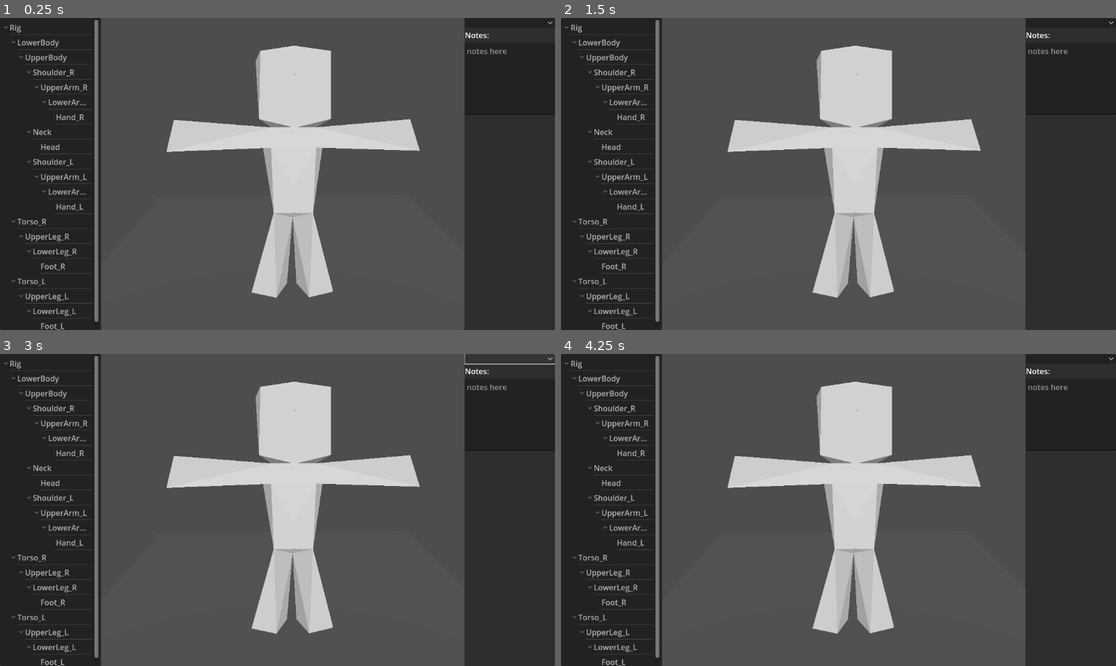
Above: before the commit, frames 1-4 (two rows, left to right).
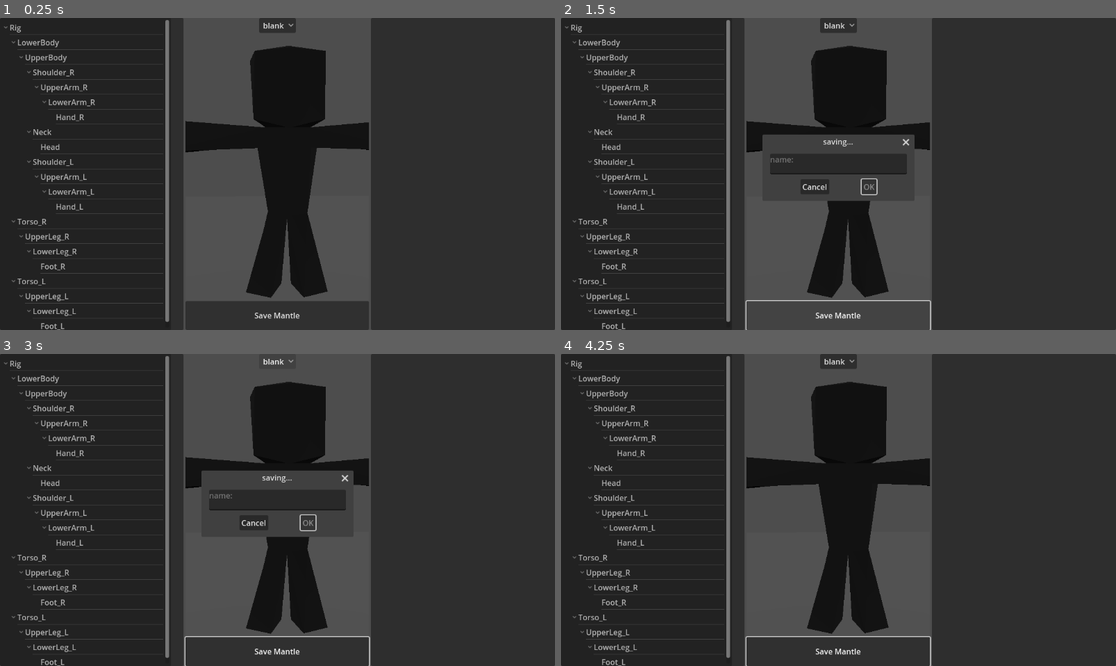
Above: after the commit, the same moments.

Repository: All-Chronical/MantleM
Game: Godot game, scene res://Program/char_maker_control.tscn
The game is run twice, just before and just after one commit, with the same random seed, the same clock (stepped at 60 frames per second) and the same inputs.
Inputs (mouse positions are in pixels of both pictures, inside the frame that each line leads up to; where the layout moved, square brackets give the same spot in the first picture):
- Up to frame 1 (0.25 s): no input
- Up to frame 2 (1.5 s): click (838, 24) [1071, 24] at 0.5 s; click (838, 314) at 1.25 s, where only the run after the commit has a clickable "Save Mantle"
- Up to frame 3 (3 s): click (277, 360) [510, 360] at 2 s; click (277, 360) [510, 360] at 2.75 s
- Up to frame 4 (4.25 s): click (816, 522) at 3.5 s, where only the run after the commit has a clickable "Cancel"

The runs differ from the first frame. In frame 1, 47% of the frame differs, in the area x 14-100%, y 0-100%; in frame 2, 45%; in frame 3, 48%; in frame 4, 47%.
Error before the commit: Cannot call method 'clear' on a null value. (res://char_maker_control.gd:53)

Commit message:
feat: Mantle saving and serialization

Diff:
--- a/Program/char_maker_control.tscn
+++ b/Program/char_maker_control.tscn
@@ -18,16 +18,22 @@
 size_flags_horizontal = 3
 size_flags_vertical = 3
 script = ExtResource("1_xq6uu")
-hierarchyList = NodePath("Hierarchy/Tree")
+hierarchyList = NodePath("HBoxContainer/Hierarchy/Tree")
 
-[node name="Hierarchy" type="Panel" parent="."]
+[node name="HBoxContainer" type="HBoxContainer" parent="."]
 layout_mode = 1
-anchors_preset = 9
+anchors_preset = 15
+anchor_right = 1.0
 anchor_bottom = 1.0
-offset_right = 234.0
+grow_horizontal = 2
 grow_vertical = 2
 
-[node name="Tree" type="Tree" parent="Hierarchy"]
+[node name="Hierarchy" type="Panel" parent="HBoxContainer"]
+custom_minimum_size = Vector2(3.05, 0)
+layout_mode = 2
+size_flags_horizontal = 3
+
+[node name="Tree" type="Tree" parent="HBoxContainer/Hierarchy"]
 layout_mode = 1
 anchors_preset = 15
 anchor_right = 1.0
@@ -36,17 +42,55 @@
 grow_horizontal = 2
 grow_vertical = 2
 
-[node name="Inspector" type="Panel" parent="."]
+[node name="Viewport" type="Panel" parent="HBoxContainer"]
+layout_mode = 2
+size_flags_horizontal = 3
+
+[node name="SubViewportContainer" type="SubViewportContainer" parent="HBoxContainer/Viewport"]
+clip_contents = true
 layout_mode = 1
-anchors_preset = 11
-anchor_left = 1.0
+anchors_preset = 15
 anchor_right = 1.0
 anchor_bottom = 1.0
-offset_left = -202.0
-grow_horizontal = 0
+grow_horizontal = 2
 grow_vertical = 2
+stretch = true
 
-[node name="VBoxContainer" type="VBoxContainer" parent="Inspector"]
+[node name="SubViewport" type="SubViewport" parent="HBoxContainer/Viewport/SubViewportContainer"]
+own_world_3d = true
+world_3d = SubResource("World3D_5sad0")
+handle_input_locally = false
+size = Vector2i(381, 648)
+render_target_update_mode = 4
+
+[node name="Node3D" parent="HBoxContainer/Viewport/SubViewportContainer/SubViewport" instance=ExtResource("1_or0s6")]
+
+[node name="OptionButton" type="OptionButton" parent="HBoxContainer/Viewport"]
+layout_mode = 1
+anchors_preset = 5
+anchor_left = 0.5
+anchor_right = 0.5
+offset_left = -7.0
+offset_right = 7.0
+offset_bottom = 20.0
+grow_horizontal = 2
+
+[node name="SaveBtn" type="Button" parent="HBoxContainer/Viewport"]
+layout_mode = 1
+anchors_preset = 12
+anchor_top = 1.0
+anchor_right = 1.0
+anchor_bottom = 1.0
+offset_top = -60.0
+grow_horizontal = 2
+grow_vertical = 0
+text = "Save Mantle"
+
+[node name="Inspector" type="Panel" parent="HBoxContainer"]
+layout_mode = 2
+size_flags_horizontal = 3
+
+[node name="VBoxContainer" type="VBoxContainer" parent="HBoxContainer/Inspector"]
 layout_mode = 1
 anchors_preset = 15
 anchor_right = 1.0
@@ -55,37 +99,30 @@
 grow_horizontal = 2
 grow_vertical = 2
 
-[node name="OptionButton" type="OptionButton" parent="Inspector/VBoxContainer"]
-layout_mode = 2
-
-[node name="Label" type="Label" parent="Inspector/VBoxContainer"]
+[node name="Label" type="Label" parent="HBoxContainer/Inspector/VBoxContainer"]
 layout_mode = 2
 text = "Notes:"
 
-[node name="TextEdit" type="TextEdit" parent="Inspector/VBoxContainer"]
+[node name="TextEdit" type="TextEdit" parent="HBoxContainer/Inspector/VBoxContainer"]
 custom_minimum_size = Vector2(0, 150)
 layout_mode = 2
 size_flags_vertical = 0
 placeholder_text = "notes here"
 
-[node name="SubViewportContainer" type="SubViewportContainer" parent="."]
-clip_contents = true
-layout_mode = 1
-anchors_preset = 15
-anchor_right = 1.0
-anchor_bottom = 1.0
-offset_left = 210.0
-offset_right = -188.0
-grow_horizontal = 2
-grow_vertical = 2
-stretch = true
-metadata/_edit_use_anchors_ = true
+[node name="RigNoteLabel" type="Label" parent="HBoxContainer/Inspector/VBoxContainer"]
+layout_mode = 2
+text = "Rig Note:"
 
-[node name="SubViewport" type="SubViewport" parent="SubViewportContainer"]
-own_world_3d = true
-world_3d = SubResource("World3D_5sad0")
-handle_input_locally = false
-size = Vector2i(754, 648)
-render_target_update_mode = 4
+[node name="RigNoteEdit" type="TextEdit" parent="HBoxContainer/Inspector/VBoxContainer"]
+custom_minimum_size = Vector2(0, 150)
+layout_mode = 2
+size_flags_vertical = 0
+placeholder_text = "rig note here"
 
-[node name="Node3D" parent="SubViewportContainer/SubViewport" instance=ExtResource("1_or0s6")]
+[node name="BaseColorLabel" type="Label" parent="HBoxContainer/Inspector/VBoxContainer"]
+layout_mode = 2
+text = "Base Color:"
+
+[node name="BaseColorPicker" type="ColorPickerButton" parent="HBoxContainer/Inspector/VBoxContainer"]
+custom_minimum_size = Vector2(0, 75)
+layout_mode = 2
--- a/char_maker_control.gd
+++ b/char_maker_control.gd
@@ -1,4 +1,6 @@
 extends Control
+
+const BLANK_MANTLE_PATH := "res://Mantles/blank.tres"
 
 @export var hierarchyList: Tree
 @export var skeleton: Skeleton3D
@@ -11,14 +13,22 @@
 @onready var _rig_note_edit: TextEdit = $HBoxContainer/Inspector/VBoxContainer/RigNoteEdit
 @onready var _rig_color_label: Label = $HBoxContainer/Inspector/VBoxContainer/BaseColorLabel
 @onready var _rig_color_picker: ColorPickerButton = $HBoxContainer/Inspector/VBoxContainer/BaseColorPicker
+@onready var _save_btn: Button = $HBoxContainer/Viewport/SaveBtn
 
 var _bone_order_cache: Dictionary = {}
 
+var _original_mantle: Mantle = null
 var _current_mantle: Mantle = null
+var _current_mantle_path: String = ""
 var _current_bone_order: PackedInt32Array = []
 var _current_order_pos: int = -1
 var _mantle_paths: Array[String] = []
 var _updating_attrs: bool = false
+
+var _save_as_dialog: ConfirmationDialog
+var _save_as_name_edit: LineEdit
+var _overwrite_dialog: ConfirmationDialog
+var _pending_save_path: String = ""
 
 func _ready():
 	skeleton = find_children("*", "Skeleton3D", true, false)[0]
@@ -32,15 +42,20 @@
 		_add_bone_to_tree(bone_idx, root)
 	hierarchyList.item_selected.connect(_on_bone_selected)
 
+	_save_btn.disabled = true
+	_save_btn.pressed.connect(_on_save_pressed)
+	_build_save_as_dialog()
+	_build_overwrite_dialog()
+
+	_note_edit.text_changed.connect(_on_note_changed)
+	_rig_note_edit.text_changed.connect(_on_rig_note_changed)
+	_rig_color_picker.color_changed.connect(_on_color_changed)
+	hierarchyList.nothing_selected.connect(_on_bone_deselected)
+
 	_refresh_mantle_options()
 	_mantle_picker.item_selected.connect(_on_mantle_selected)
 	if _mantle_paths.size() > 0:
 		_on_mantle_selected(0)
-
-	_note_edit.text_changed.connect(_on_note_changed)
-	_rig_note_edit.text_changed.connect(_on_rig_note_changed)
-	_rig_color_picker.color_changed.connect(_on_color_changed)
-	hierarchyList.nothing_selected.connect(_on_bone_deselected)
 
 func _add_bone_to_tree(bone_idx: int, parent_item: TreeItem) -> void:
 	var item := hierarchyList.create_item(parent_item)
@@ -71,13 +86,16 @@
 	var mantle := load(_mantle_paths[id]) as Mantle
 	if mantle == null:
 		return
-	_current_mantle = mantle
+	_current_mantle_path = _mantle_paths[id]
+	_original_mantle = mantle
+	_current_mantle = _original_mantle.duplicate()
 	_current_bone_order = _get_bone_order(mantle.rigType)
 	var _notes := _current_mantle.notes
 	if _notes.size() < _current_bone_order.size():
 		_notes.resize(_current_bone_order.size())
 		_current_mantle.notes = _notes
 	print("[Mantle] loaded, bone_count=", _current_bone_order.size(), " notes_size=", _current_mantle.notes.size())
+	_save_btn.disabled = false
 	_apply_base_color()
 	_on_bone_deselected()
 
@@ -182,5 +200,79 @@
 	for child_idx in skeleton.get_bone_children(bone_idx):
 		_build_bone_order(child_idx, order)
 
+func _on_save_pressed() -> void:
+	if _current_mantle == null:
+		return
+	if _current_mantle_path == BLANK_MANTLE_PATH:
+		_save_as_name_edit.text = ""
+		_save_as_dialog.get_ok_button().disabled = true
+		_save_as_dialog.popup_centered()
+	else:
+		_do_quick_save()
+
+func _on_save_as_name_changed(text: String) -> void:
+	_save_as_dialog.get_ok_button().disabled = text.strip_edges().is_empty()
+
+func _on_save_as_confirmed() -> void:
+	var name := _save_as_name_edit.text.strip_edges()
+	if name.is_empty():
+		return
+	var path := "res://Mantles/" + name + ".tres"
+	if ResourceLoader.exists(path):
+		_pending_save_path = path
+		_overwrite_dialog.dialog_text = "'" + name + "' already exists. Overwrite?"
+		_overwrite_dialog.popup_centered()
+	else:
+		_do_save(path, name)
+
+func _on_overwrite_confirmed() -> void:
+	var name := _save_as_name_edit.text.strip_edges()
+	_do_save(_pending_save_path, name)
+
+func _do_quick_save() -> void:
+	var err := ResourceSaver.save(_current_mantle, _current_mantle_path)
+	if err != OK:
+		push_error("[Mantle] Quick save failed: " + str(err))
+		return
+	_original_mantle = _current_mantle.duplicate()
+	print("[Mantle] Quick saved to: ", _current_mantle_path)
+
+func _do_save(path: String, mantle_name: String) -> void:
+	var err := ResourceSaver.save(_current_mantle, path)
+	if err != OK:
+		push_error("[Mantle] Save failed: " + str(err))
+		return
+	_current_mantle_path = path
+	_original_mantle = _current_mantle.duplicate()
+	print("[Mantle] Saved to: ", path)
+	_refresh_mantle_options()
+	_select_mantle_by_name(mantle_name)
+
+func _select_mantle_by_name(mantle_name: String) -> void:
+	for i in range(_mantle_picker.item_count):
+		if _mantle_picker.get_item_text(i) == mantle_name:
+			_mantle_picker.select(i)
+			break
+
+func _build_save_as_dialog() -> void:
+	_save_as_dialog = ConfirmationDialog.new()
+	_save_as_dialog.title = "saving..."
+	_save_as_dialog.min_size = Vector2i(300, 100)
+	var lbl := Label.new()
+	lbl.text = "name:"
+	_save_as_name_edit = LineEdit.new()
+	_save_as_dialog.add_child(lbl)
+	_save_as_dialog.add_child(_save_as_name_edit)
+	add_child(_save_as_dialog)
+	_save_as_dialog.confirmed.connect(_on_save_as_confirmed)
+	_save_as_name_edit.text_changed.connect(_on_save_as_name_changed)
+
+func _build_overwrite_dialog() -> void:
+	_overwrite_dialog = ConfirmationDialog.new()
+	_overwrite_dialog.title = "overwrite?"
+	_overwrite_dialog.min_size = Vector2i(300, 100)
+	add_child(_overwrite_dialog)
+	_overwrite_dialog.confirmed.connect(_on_overwrite_confirmed)
+
 func _process(_delta):
 	pass
